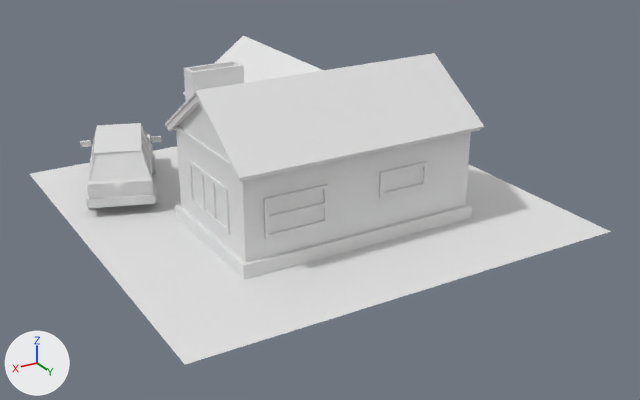
Renders of the FBX model Assets/3D Models/FWC/HouseLOD/house03_LOD.fbx from each side of a commit.
One viewpoint serves both versions: a camera (50 mm lens) standing at (1.42, 2.52, 1.24) and looking at (0.0, 0.15, 0.06). The lights are fixed; the arrows at lower left show +X, +Y and +Z. The older version comes first. Objects named as collision shapes, trigger or cutter boxes, shadow casters or lower levels of detail are left out. Vertices at exactly the same position are counted once.

Objects in the first picture: 'house03_LOD0'.
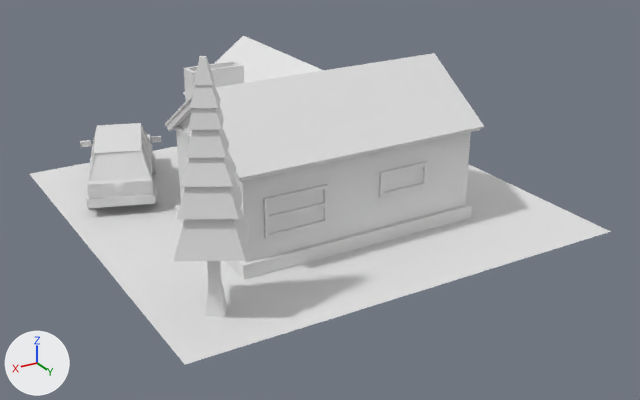
Where the newer file only moved an object's origin or applied its transform, the numbers keep the older frame.

Where the change shows, as pixel boxes (x1, y1, x2, y2) in the pictures (640 x 400 px):
part 1 of me_plane_034, added
    after: (174, 56, 249, 316)

The change in detail:
me_plane_034 is used by ob_house03_lod0; location (0.0, 0.0, 0.0).
me_plane_034 had 1099 vertices, 962 faces and spanned x -0.75..0.75, y -0.75..0.75, z 0.0..0.52.
me_plane_034 now has 1167 vertices, 1050 faces and spans x -0.75..0.75, y -0.75..0.75, z 0.0..0.71.
Part 1, on me_plane_034:
63 vertices are added at x 0.45..0.7, y 0.43..0.68, z 0.0..0.71.
5 new vertices lie (0.04, -0.02, 0.0) away from vertices in x 0.54..0.56, y 0.54..0.58, z 0.52..0.65.
88 new faces join them.
